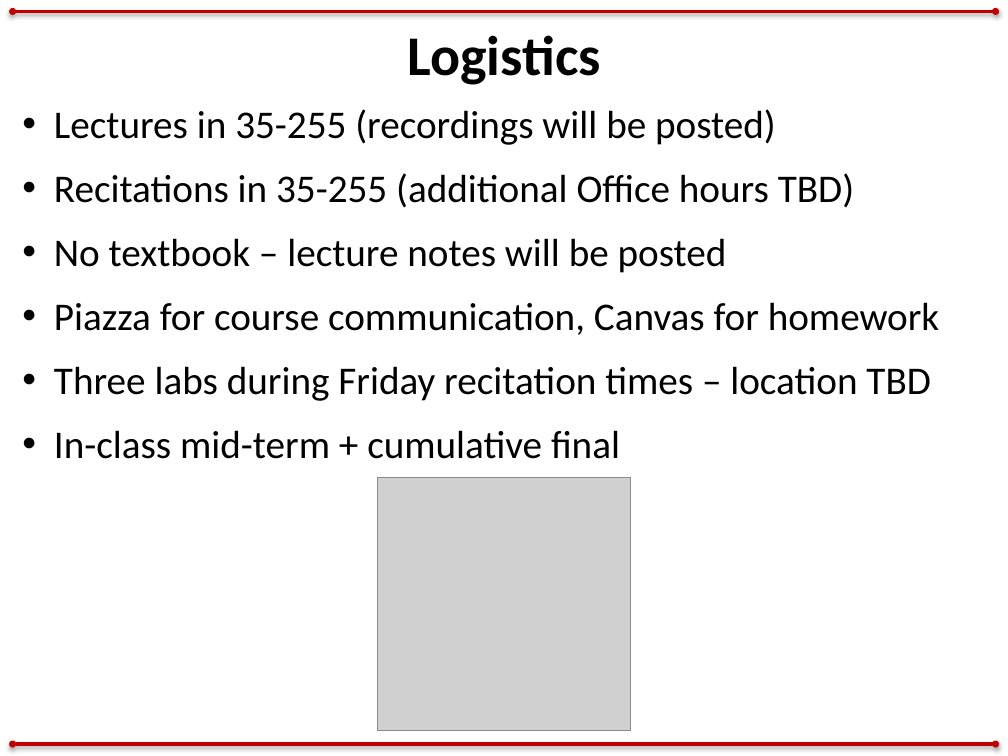
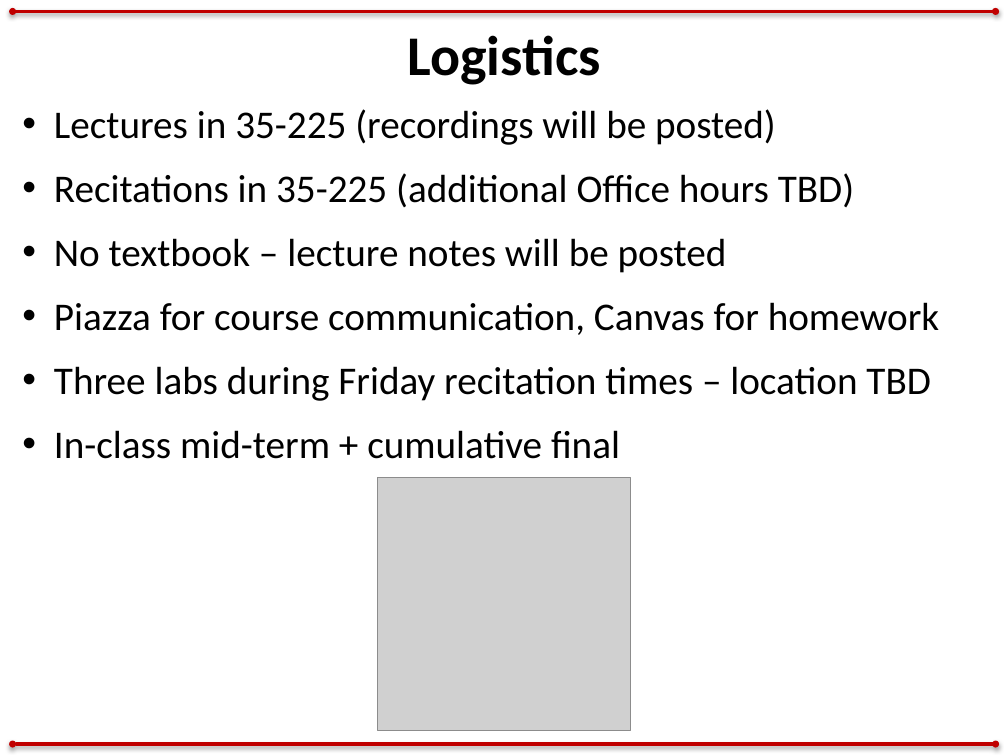
Before and after one commit to zacmanchester/dynamics-course, a slide deck: slide 14 of lectures/lecture 1/Intro.pptx. Drawn at 1008x756 pixels with LibreOffice and Linux fonts; fonts in the diff are those of the drawing; grey boxes stand for pictures. Boxes give left, top, right and bottom in pixels: in the first picture for what was removed or moved away, otherwise in the second. Text is boxed around its words. In the diff, an @@ line names an element or a change of style, - is before the commit and + after.

Commit message:
fixed room number bug

```diff
--- a/lectures/lecture 1/Intro.pptx
+++ b/lectures/lecture 1/Intro.pptx
@@ text at [54, 109, 854, 207]: text changed @@
-• Lectures in 35-255 (recordings will be posted)
-• Recitations in 35-255 (additional Office hours TBD)
+• Lectures in 35-225 (recordings will be posted)
+• Recitations in 35-225 (additional Office hours TBD)
```
